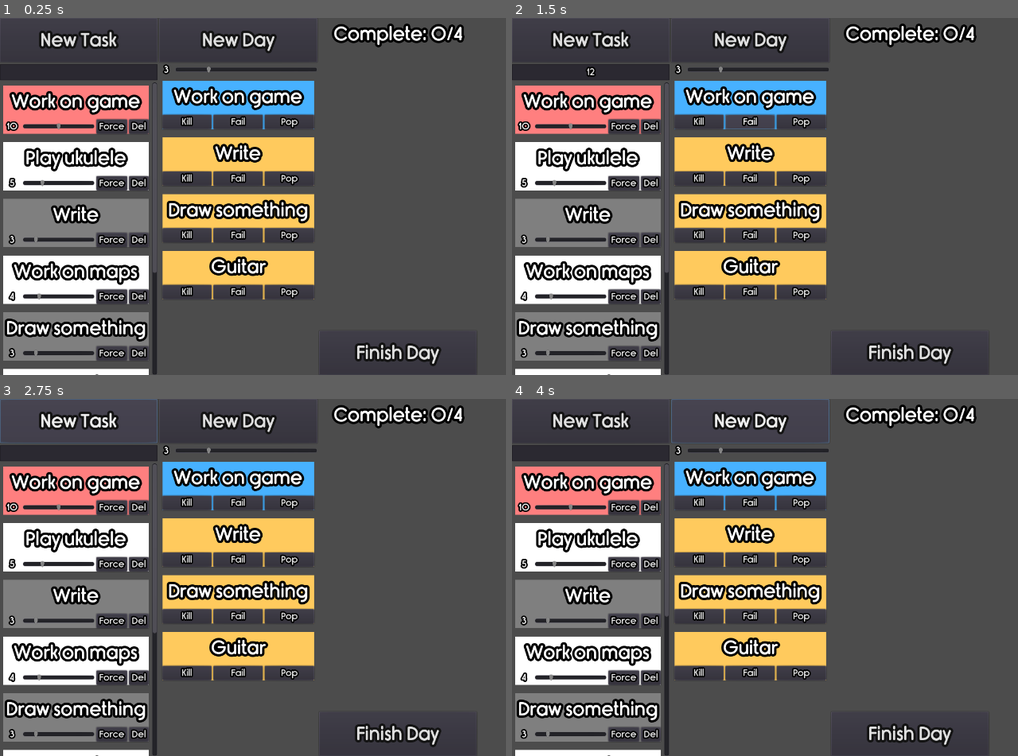
Above: before the commit, frames 1-4 (two rows, left to right).
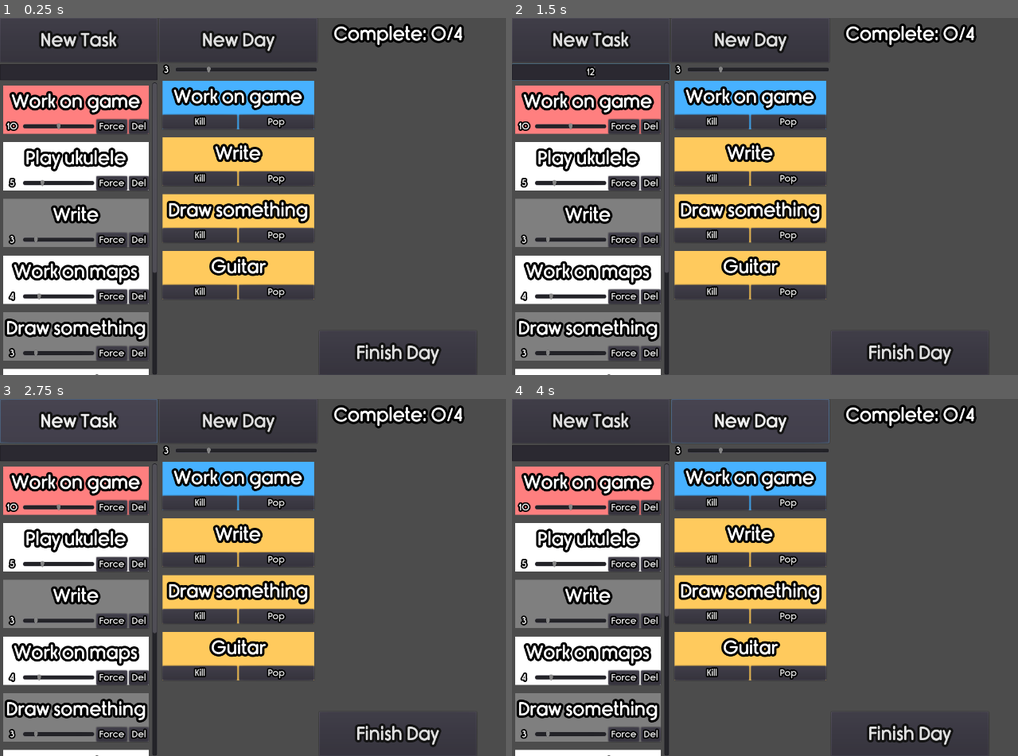
Above: after the commit, the same moments.

Repository: Tzeryushi/Daily-Driving
Game: Godot game, scene res://MainBlock.tscn
The game is run twice, just before and just after one commit, with the same random seed, the same clock (stepped at 60 frames per second) and the same inputs.
Inputs (mouse positions are in pixels of both pictures, inside the frame that each line leads up to):
- Up to frame 1 (0.25 s): no input
- Up to frame 2 (1.5 s): click (592, 71) at 0.52 s; type "12" at 0.6 s; click (749, 121) at 1.25 s, where only the run before the commit has a clickable "Fail"
- Up to frame 3 (2.75 s): click "New Task" at 2 s
- Up to frame 4 (4 s): click "New Task" at 2.75 s; click "New Day" at 3.5 s

The runs differ from the first frame. In frame 1, 1.5% of the frame differs, in the area x 35-60%, y 26-79%; in frame 2, 1.7%, in the area x 0-60%, y 12-79%; in frame 3, 1.5%; in frame 4, 1.5%.

Commit message:
removed useless button

Diff:
--- a/DailyElement.tscn
+++ b/DailyElement.tscn
@@ -46,22 +46,14 @@
 size_flags_vertical = 3
 
 [node name="Kill" type="Button" parent="DailyElementBox/HBoxContainer"]
-margin_right = 89.0
+margin_right = 135.0
 margin_bottom = 31.0
 size_flags_horizontal = 3
 theme = ExtResource( 3 )
 text = "Kill"
 
-[node name="Fail" type="Button" parent="DailyElementBox/HBoxContainer"]
-margin_left = 93.0
-margin_right = 182.0
-margin_bottom = 31.0
-size_flags_horizontal = 3
-theme = ExtResource( 3 )
-text = "Fail"
-
 [node name="Pop" type="Button" parent="DailyElementBox/HBoxContainer"]
-margin_left = 186.0
+margin_left = 139.0
 margin_right = 275.0
 margin_bottom = 31.0
 size_flags_horizontal = 3
